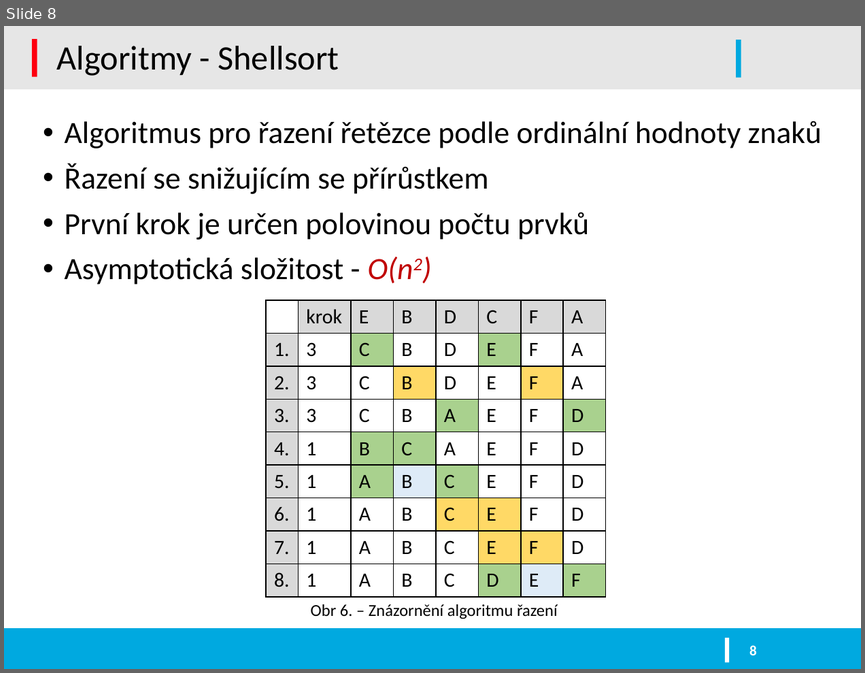
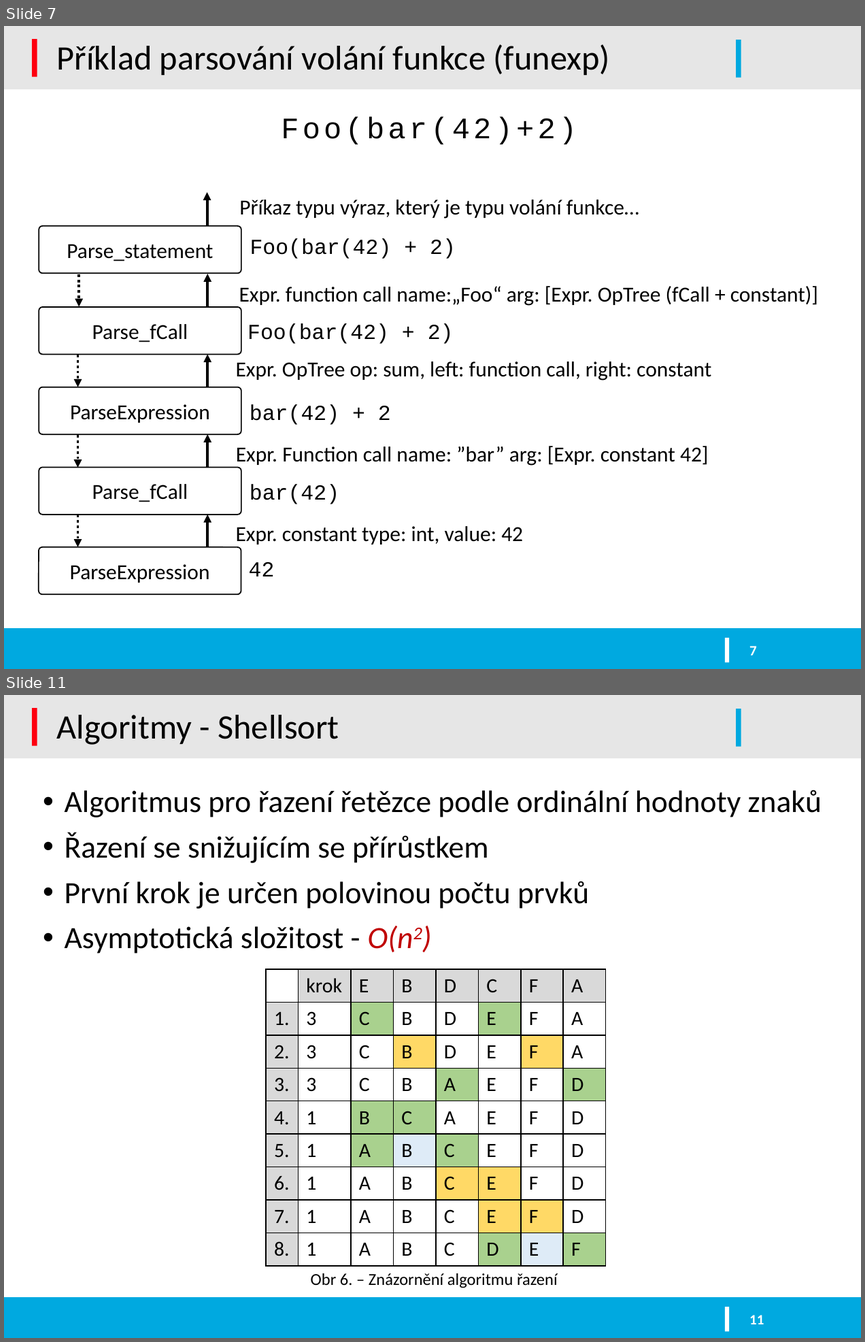
Before and after one commit to kysel/IFJ16, a slide deck: docs/prezentace.pptx. Shown one above the other, each under a label of ours: slide 8 before the commit, slides 7 and 11 after it; the slides between them are not shown. The pictures are 865x673 and 865x1342 pixels, drawn with LibreOffice and Linux fonts; fonts in the diff are those of the drawing; background and template pictures are left out. Boxes give left, top, right and bottom in pixels: in the first picture for what was removed or moved away, otherwise in the second. Text is boxed around its words. In the diff, an @@ line names an element or a change of style, - is before the commit and + after.

```diff
--- a/docs/prezentace.pptx
+++ b/docs/prezentace.pptx
@@ slide 7 added at [4, 26, 861, 669], background #FFFFFF; not listed: 5 template elements that a slide beside it also shows @@
@@ title added at [57, 44, 609, 75], 28.8 pt, text #000000 @@
+Příklad parsování volání funkce (funexp)
@@ text added at [281, 117, 577, 144], 25 pt, text #000000 @@
+Foo(bar(42)+2)
@@ arrow added from (207, 225) to (207, 192), #000000 2.25 pt @@
@@ text added at [239, 199, 639, 218], 18 pt, text #000000 @@
+Příkaz typu výraz, který je typu volání funkce…
@@ rounded rectangle added at [39, 226, 241, 273], fill #FFFFFF, outline #000000 1 pt, 18 pt, text #000000 @@
+Parse_statement
@@ text added at [250, 238, 456, 259], 18 pt, text #000000 @@
+Foo(bar(42) + 2)
@@ arrow added from (79, 274) to (79, 306), #000000 2.25 pt dashed @@
@@ arrow added from (207, 306) to (207, 274), #000000 2.25 pt @@
@@ text added at [239, 286, 818, 305], 18 pt, text #000000 @@
+Expr. function call name:„Foo“ arg: [Expr. OpTree (fCall + constant)]
@@ rounded rectangle added at [39, 307, 241, 354], fill #FFFFFF, outline #000000 1 pt, 18 pt, text #000000 @@
+Parse_fCall
@@ text added at [247, 324, 453, 344], 18 pt, text #000000 @@
+Foo(bar(42) + 2)
@@ arrow added from (77, 354) to (77, 386), #000000 2.25 pt dashed @@
@@ arrow added from (207, 386) to (207, 354), #000000 2.25 pt @@
@@ text added at [236, 361, 711, 380], 18 pt, text #000000 @@
+Expr. OpTree op: sum, left: function call, right: constant
@@ rounded rectangle added at [39, 386, 241, 434], fill #FFFFFF, outline #000000 1 pt, 18 pt, text #000000 @@
+ParseExpression
@@ text added at [249, 404, 391, 424], 18 pt, text #000000 @@
+bar(42) + 2
@@ arrow added from (77, 435) to (77, 467), #000000 2.25 pt dashed @@
@@ arrow added from (207, 467) to (207, 434), #000000 2.25 pt @@
@@ text added at [236, 446, 708, 465], 18 pt, text #000000 @@
+Expr. Function call name: ”bar” arg: [Expr. constant 42]
@@ rounded rectangle added at [39, 467, 241, 514], fill #FFFFFF, outline #000000 1 pt, 18 pt, text #000000 @@
+Parse_fCall
@@ text added at [249, 484, 339, 504], 18 pt, text #000000 @@
+bar(42)
@@ arrow added from (77, 514) to (77, 547), #000000 2.25 pt dashed @@
@@ arrow added from (207, 547) to (207, 514), #000000 2.25 pt @@
@@ text added at [236, 526, 523, 544], 18 pt, text #000000 @@
+Expr. constant type: int, value: 42
@@ rounded rectangle added at [38, 547, 241, 594], fill #FFFFFF, outline #000000 1 pt, 18 pt, text #000000 @@
+ParseExpression
@@ text added at [249, 562, 275, 576], 18 pt, text #000000 @@
+42
@@ page number added at [749, 645, 757, 655], 12 pt, text #FFFFFF, bold @@
+7
@@ what was slide 8 is now slide 11 @@
@@ page number at [749, 1314, 764, 1324]: text changed @@
-8
+11
```
Also in this commit, not shown: 10 slides changed, 3 other slides added.
